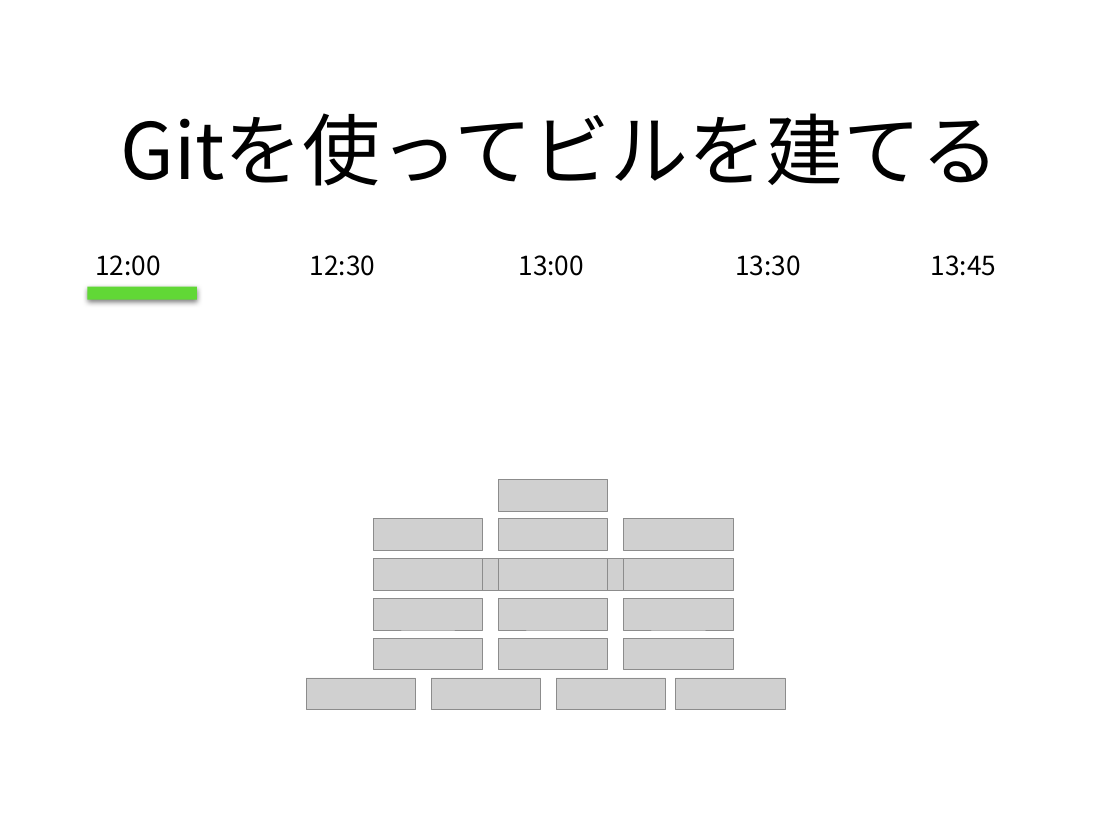
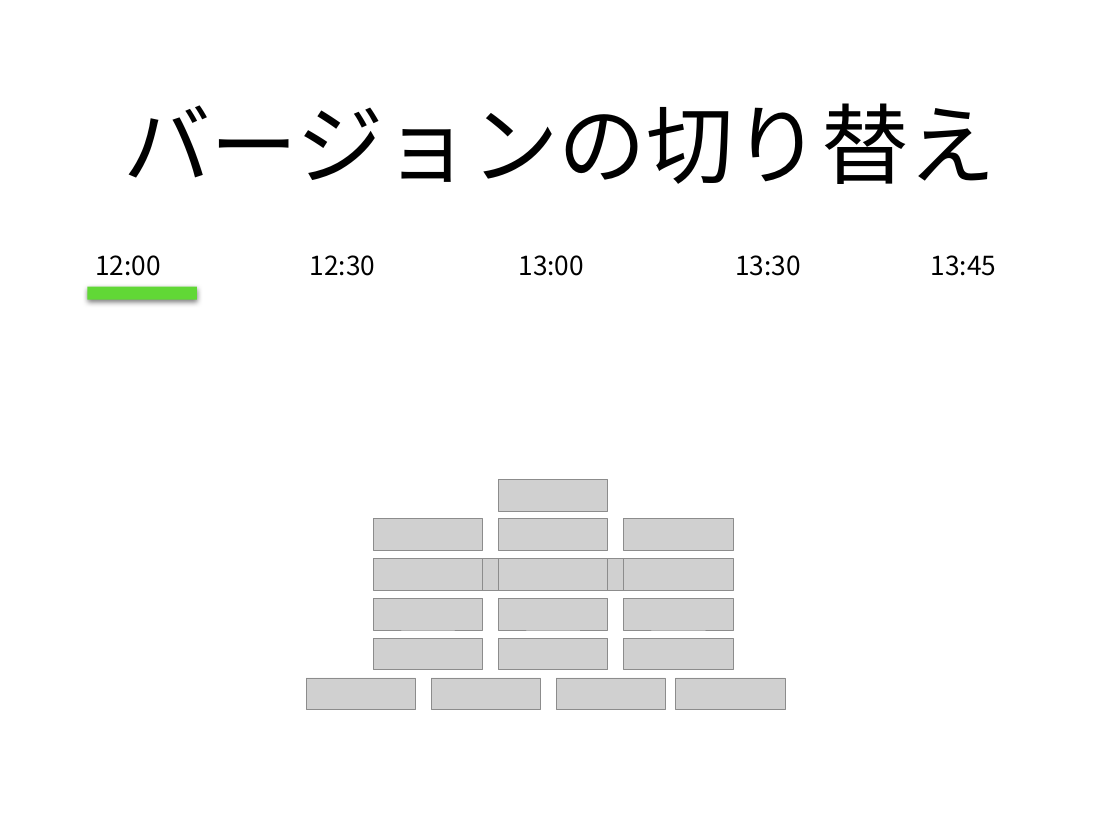
Before and after one commit to xu1718191411/NagoyaStudy, a slide deck: slide 6 of Git入門.pptx (slide 8 before the commit). Drawn at 1120x840 pixels with LibreOffice and Linux fonts; fonts in the diff are those of the drawing; grey boxes stand for pictures. Boxes give left, top, right and bottom in pixels: in the first picture for what was removed or moved away, otherwise in the second. Text is boxed around its words. In the diff, an @@ line names an element or a change of style, - is before the commit and + after.

```diff
--- a/Git入門.pptx
+++ b/Git入門.pptx
@@ title at (x1=123, y1=103, x2=996, y2=184): text changed; size 71.2 to 80 pt @@
-Gitを使ってビルを建てる
+バージョンの切り替え
```
Also in this commit, not shown: 10 other slides changed, 6 slides added, 7 slides removed, 1 other file.
